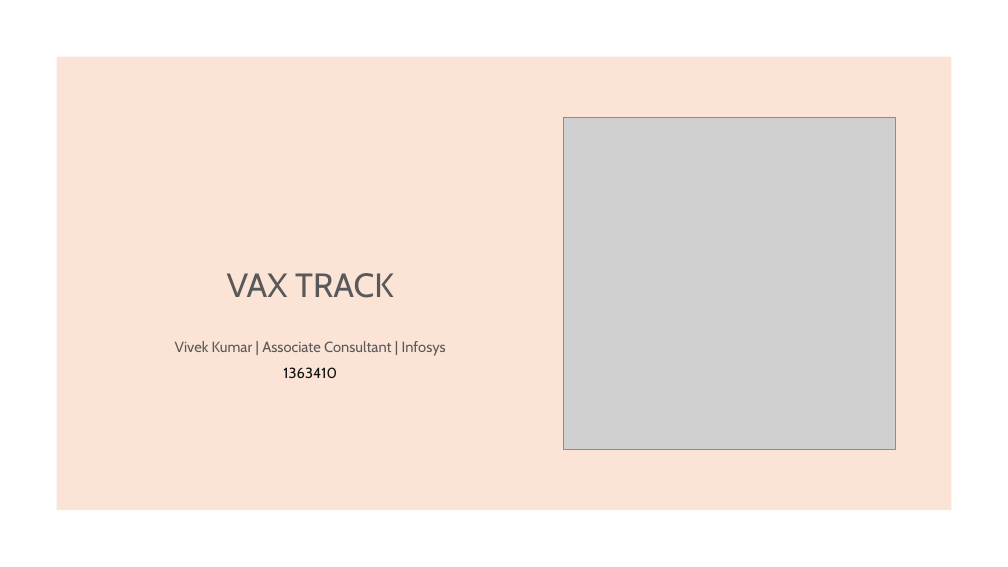
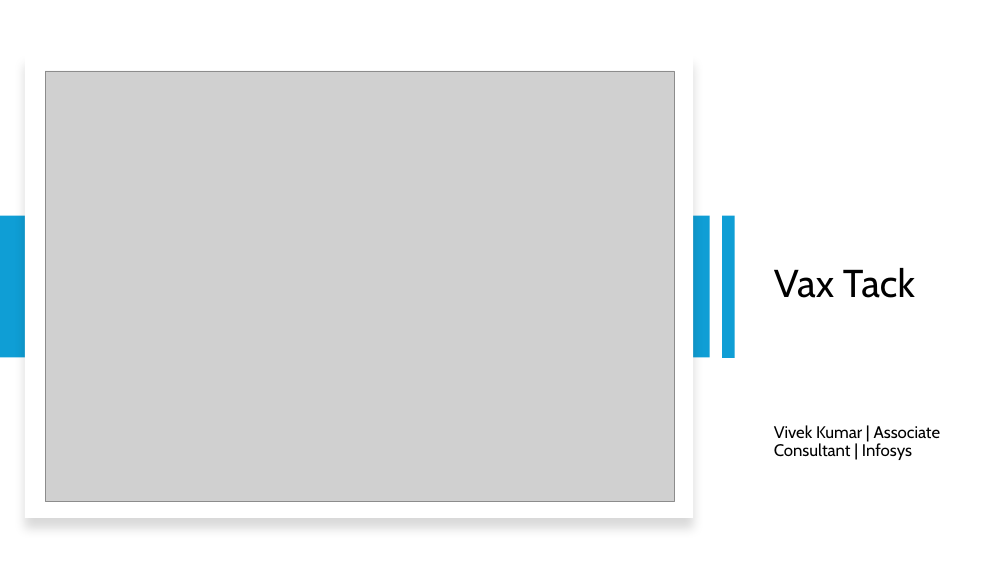
Before and after one commit to lookinfome/VaxTrack_v1.0.0, a slide deck: slide 1 of Vax Track V1 - Beta.pptx. Drawn at 1008x567 pixels with LibreOffice and Linux fonts; fonts in the diff are those of the drawing; grey boxes stand for pictures. Boxes give left, top, right and bottom in pixels: in the first picture for what was removed or moved away, otherwise in the second. Text is boxed around its words. In the diff, an @@ line names an element or a change of style, - is before the commit and + after.

```diff
--- a/Vax Track V1 - Beta.pptx
+++ b/Vax Track V1 - Beta.pptx
@@ rectangle: place and size @@
-rectangle at [57,57,951,510]
+rectangle at [25,55,693,518]
@@ rectangle at [25,55,693,518]: fill #FBE3D6 to #FFFFFF; shadow on @@
@@ picture added at [45,71,675,502] @@
@@ picture removed at [563,117,895,449] @@
@@ rectangle added at [0,216,710,358], fill #0F9ED5 @@
@@ rectangle added at [722,216,735,358], fill #0F9ED5 @@
@@ title added at [774,268,915,298], 37 pt, text #000000 @@
+Vax Tack
@@ title removed at [227,273,394,298] @@
-VAX TRACK
@@ text at [283,367,337,378]: paragraph removed @@
-1363410
@@ text "Vivek Kumar | Associate Consultant ...": place and size @@
-text "Vivek Kumar | Associate Consultant ..." at [175,341,446,378]
+text "Vivek Kumar | Associate Consultant ..." at [774,425,941,460]
@@ text "Vivek Kumar | Associate Consultant ..." at [774,425,941,460]: size 14 to 16 pt, text colour #595959 to #000000; alignment centre to left @@
```
Also in this commit, not shown: 20 other slides changed.
